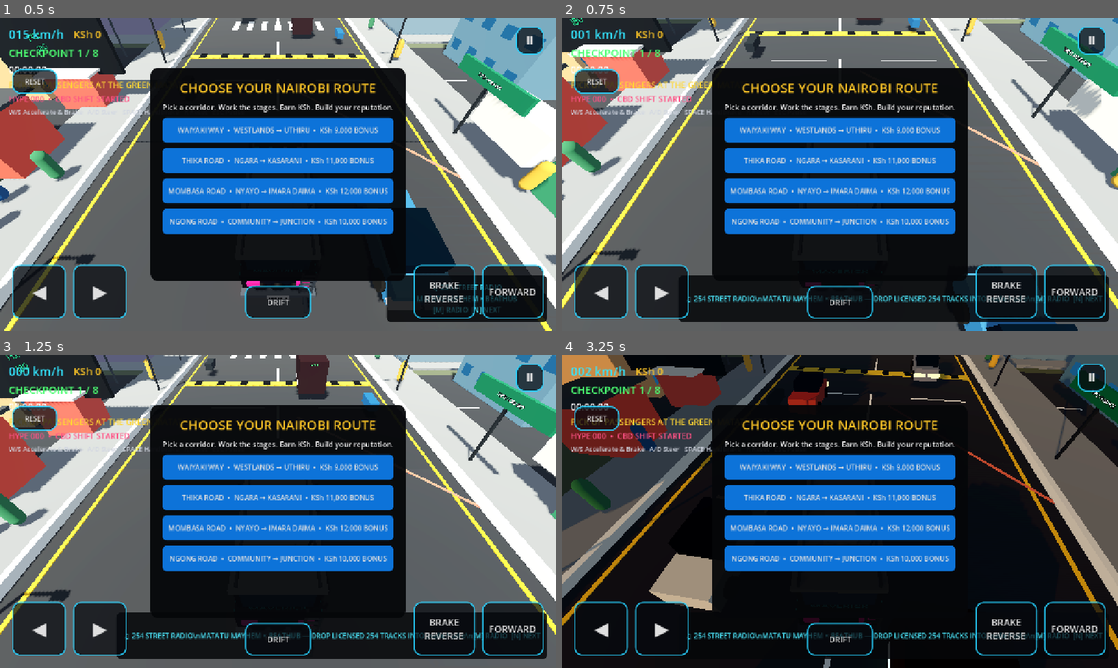
Above: before the commit, frames 1-4 (two rows, left to right).
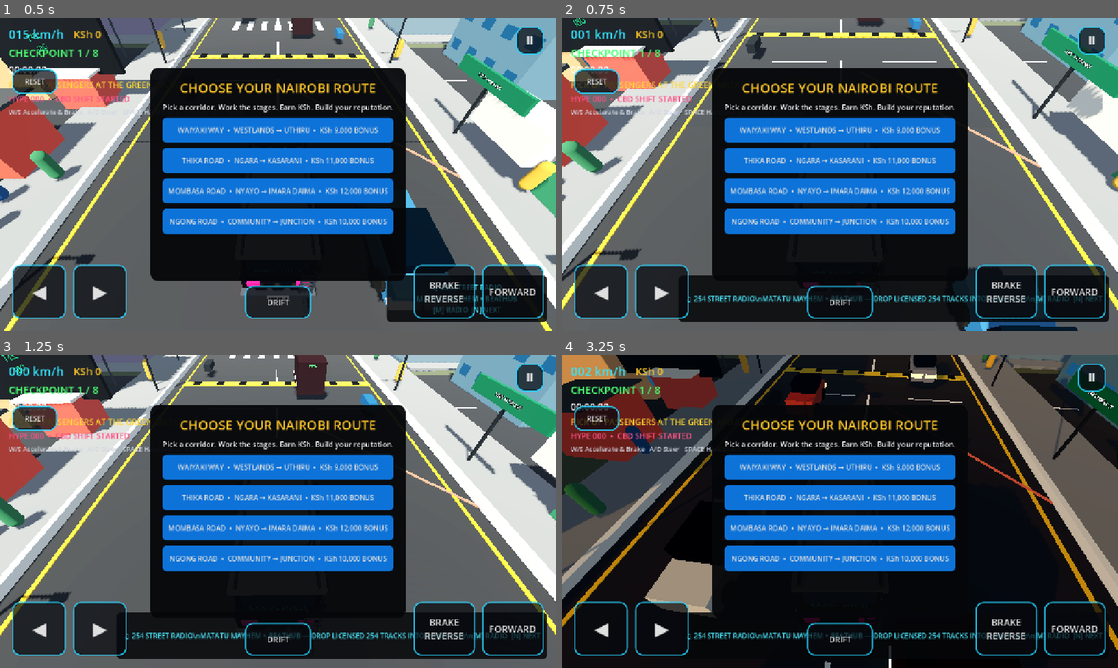
Above: after the commit, the same moments.

Repository: beathubonline-arch/Matatu-Mayhem
Game: Godot game, scene res://scenes/main/Main.tscn
The game is run twice, just before and just after one commit, with the same random seed, the same clock (stepped at 60 frames per second) and the same inputs.
Inputs (mouse positions are in pixels of both pictures, inside the frame that each line leads up to):
- Up to frame 1 (0.5 s): no input
- Up to frame 2 (0.75 s): tap Enter at 0.5 s; move the mouse to (962, 158) at 0.52 s; hold D (steer_right) from 0.53 s (still down); hold N (radio_next) from 0.53 s (still down); click (962, 158) at 0.67 s
- Up to frame 3 (1.25 s): keep holding D (steer_right); keep holding N (radio_next)
- Up to frame 4 (3.25 s): move the mouse to (728, 527) at 1.27 s; release D (steer_right) at 1.28 s; release N (radio_next) at 1.28 s; hold S (brake) 1.28-2.03 s; tap M (radio_toggle) at 1.35 s; move the mouse to (895, 442) at 2.02 s; hold D (steer_right) 2.03-2.78 s; tap L at 2.1 s; move the mouse to (812, 574) at 2.77 s; hold W (accelerate) from 2.78 s (still down); tap N (radio_next) at 2.85 s; click (812, 574) at 2.92 s

Frame 1 is identical in both runs. In frame 2, 4.4% of the frame differs, in the area x 0-100%, y 0-100%; in frame 3, 4.3%; in frame 4, 5.9%.

Commit message:
Add physical collision to expanded Nairobi roads

Diff:
--- a/scripts/environment/NairobiRouteNetwork.gd
+++ b/scripts/environment/NairobiRouteNetwork.gd
@@ -52,6 +52,18 @@
 	mat.roughness = 0.96
 	road.material_override = mat
 	add_child(road)
+	# Physical road deck: extended corridors must support the VehicleBody3D,
+	# not just look like roads beyond the original CBD ground.
+	var body := StaticBody3D.new()
+	body.position = Vector3(mid.x, ROAD_Y - 0.10, mid.z)
+	body.rotation.y = road.rotation.y
+	body.collision_layer = 1
+	var collision := CollisionShape3D.new()
+	var shape := BoxShape3D.new()
+	shape.size = Vector3(ROAD_W, 0.20, length)
+	collision.shape = shape
+	body.add_child(collision)
+	add_child(body)
 	var stripe := MeshInstance3D.new()
 	var stripe_mesh := BoxMesh.new()
 	stripe_mesh.size = Vector3(0.18, 0.02, length * 0.92)
